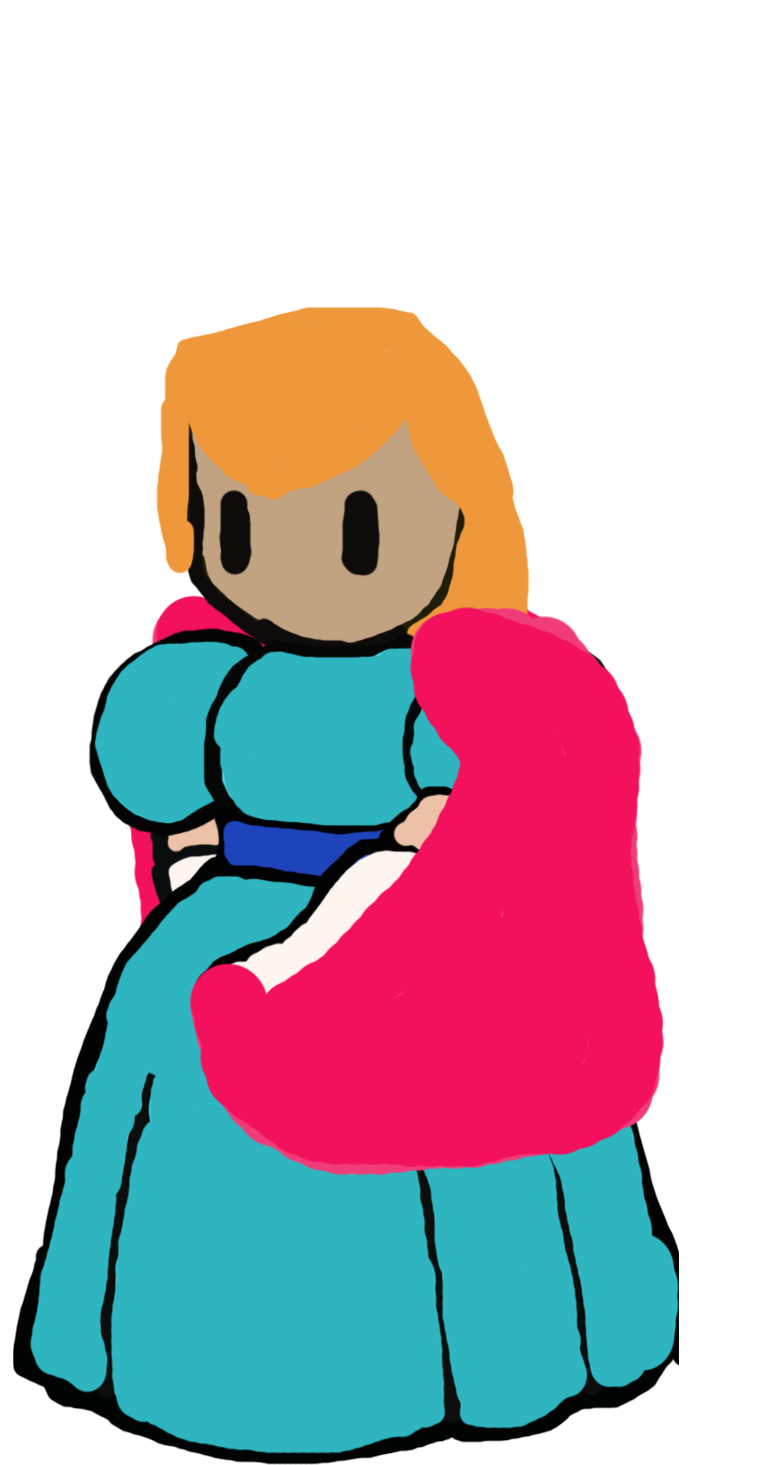
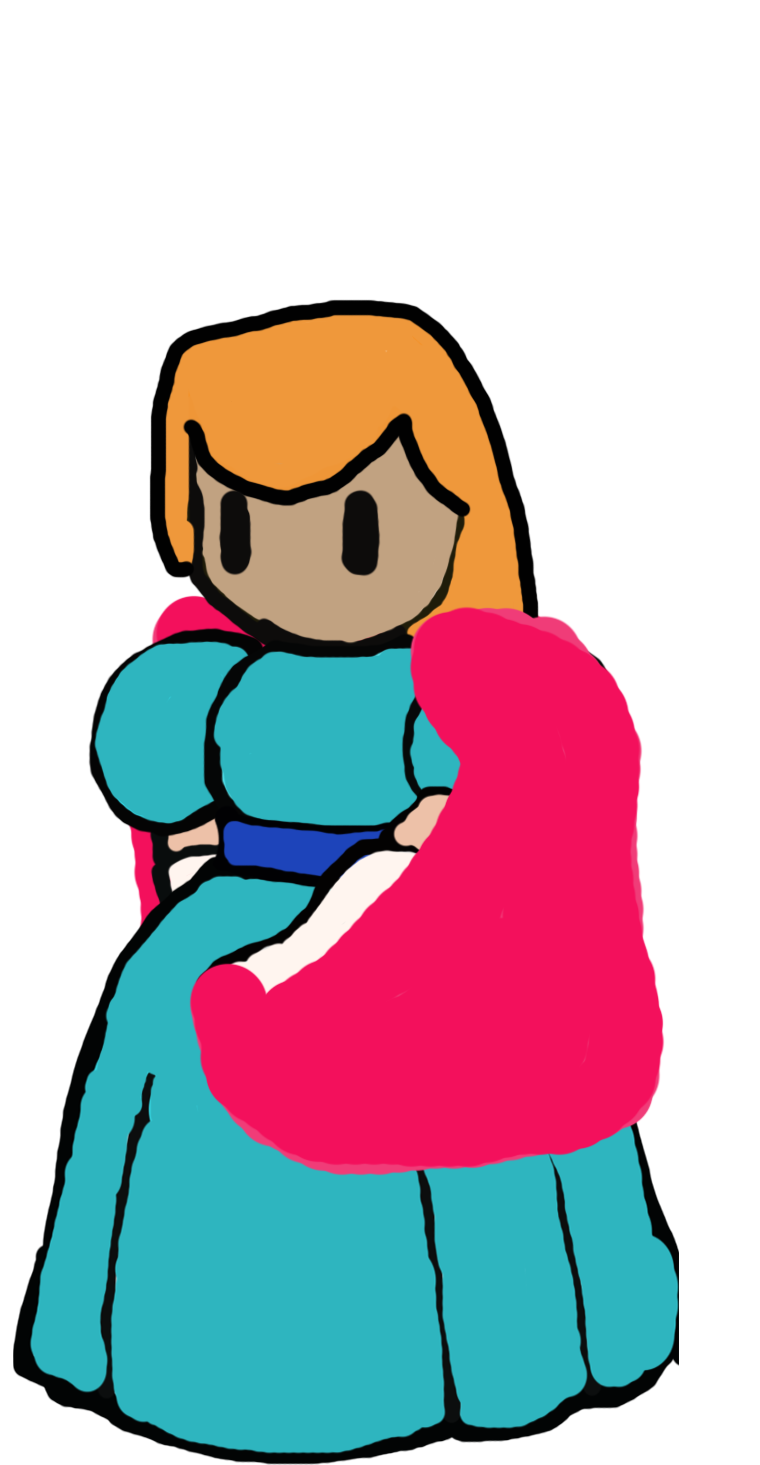
Revision of a layered 760×1465 image; what changed, layer by layer:
painted on "Hair" over [149, 299, 539, 619]
